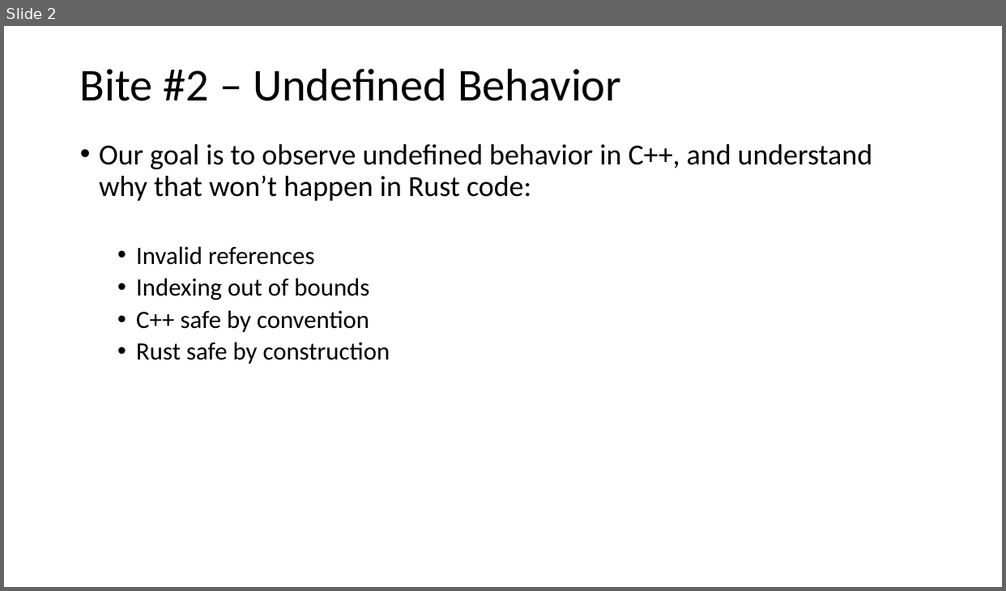
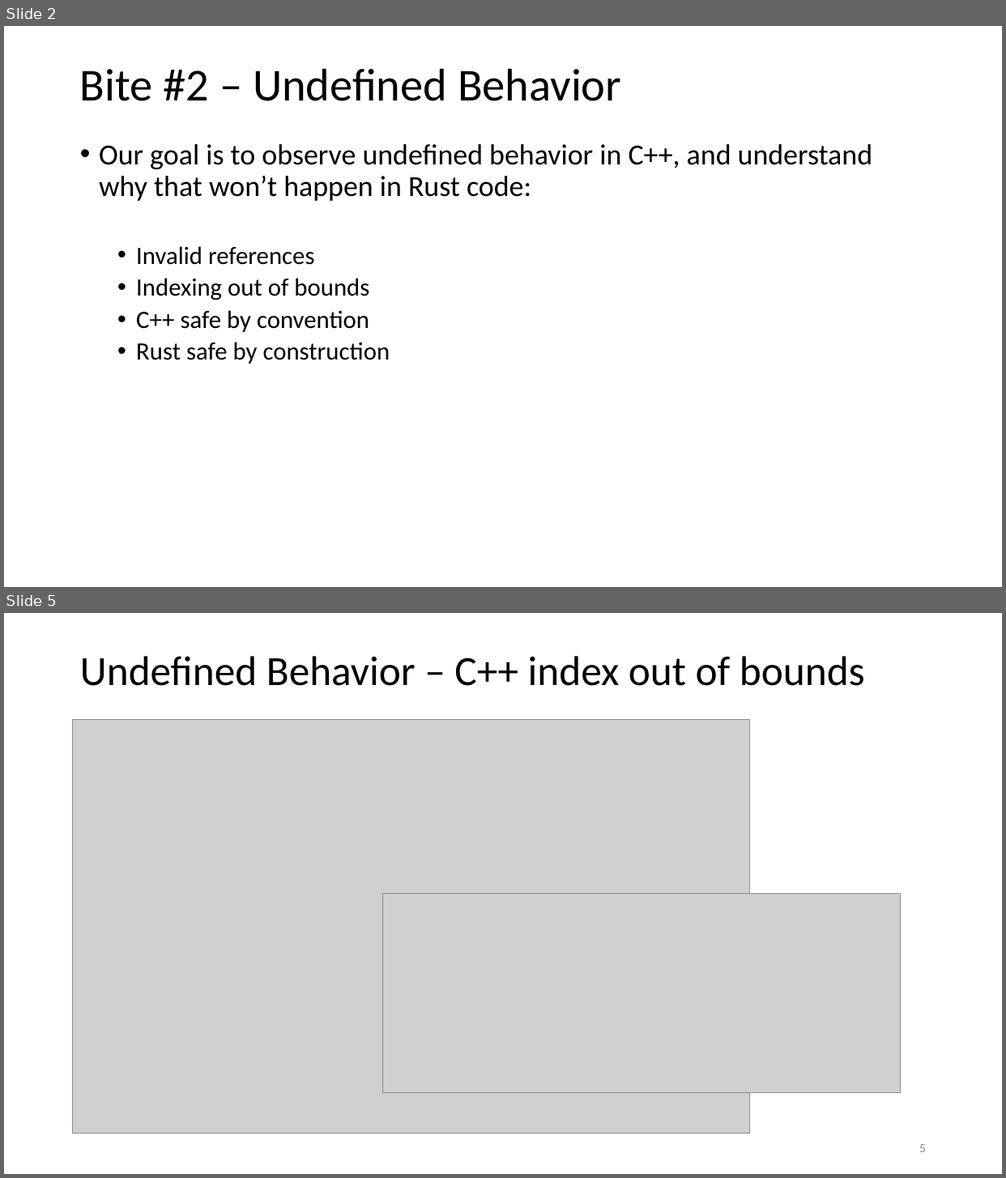
Before and after one commit to JimFawcett/JimFawcett.github.io, a slide deck: Resources/ConsumingRustBite2.pptx. Shown one above the other, each under a label of ours: slide 2 before the commit, slides 2 and 5 after it; the slides between them are not shown. The pictures are 1006x591 and 1006x1178 pixels, drawn with LibreOffice and Linux fonts; fonts in the diff are those of the drawing; grey boxes stand for pictures. Boxes give left, top, right and bottom in pixels: in the first picture for what was removed or moved away, otherwise in the second. Text is boxed around its words. In the diff, an @@ line names an element or a change of style, - is before the commit and + after.

```diff
--- a/Resources/ConsumingRustBite2.pptx
+++ b/Resources/ConsumingRustBite2.pptx
@@ slide 5 added at [4, 613, 1002, 1174], background #FFFFFF @@
@@ title added at [80, 656, 865, 686], 40 pt, text #000000 @@
+Undefined Behavior – C++ index out of bounds
@@ picture added at [73, 719, 750, 1133] @@
@@ picture added at [383, 894, 900, 1093] @@
@@ page number added at [919, 1144, 926, 1152], 12 pt, text #8C8C8C @@
+5
```
Also in this commit, not shown: 3 slides changed, 6 other slides added, 5 slides removed, 1 other file.
